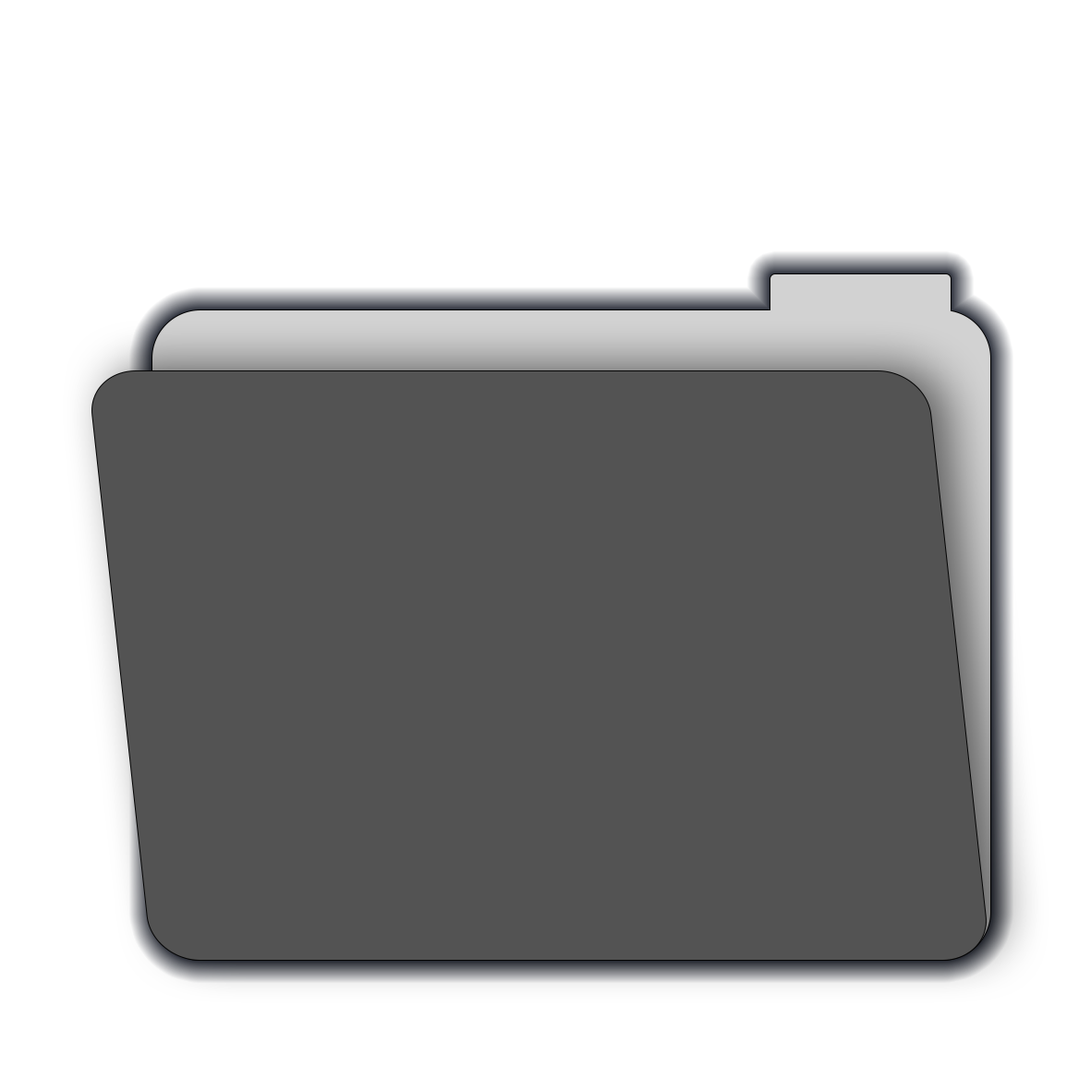
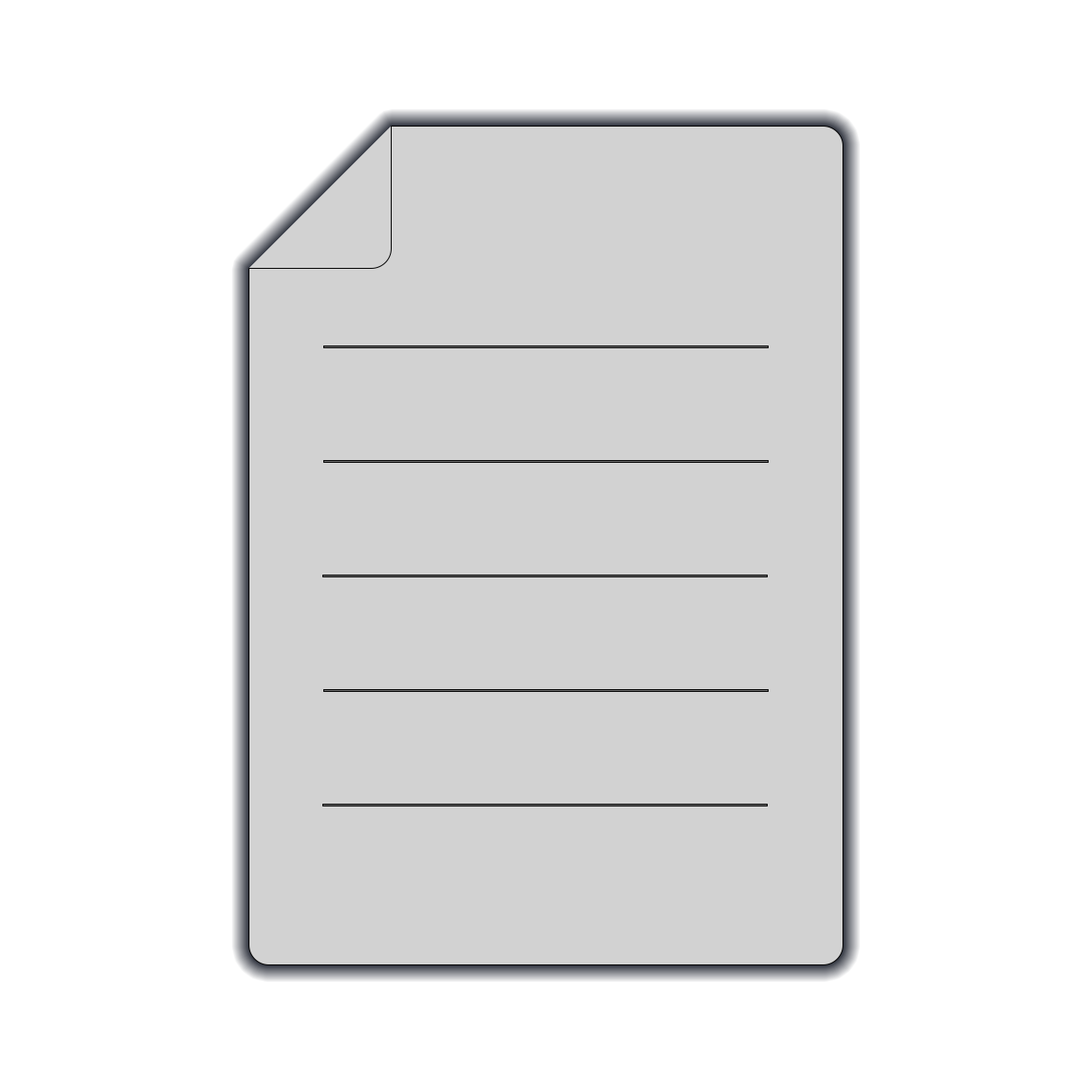
Revision of a layered 1091px x 1091px image; what changed, layer by layer:
moved "圓角矩形 1 拷貝" into group "Directory", painted on it over <box>91,370,988,962</box>
moved "矩形 1" into group "Directory" over <box>151,273,992,962</box>
added group "Documanet" with 11 layers over <box>248,125,844,966</box>
added layer "形狀 3" (1st of 5, in "Documanet") in group "Documanet" over <box>322,804,769,807</box>
added layer "形狀 3" (2nd of 5, in "Documanet") in group "Documanet" over <box>323,689,769,693</box>
added layer "形狀 3" (3rd of 5, in "Documanet") in group "Documanet" over <box>322,574,769,578</box>
added layer "形狀 3" (4th of 5, in "Documanet") in group "Documanet" over <box>323,460,769,464</box>
added layer "形狀 3" (5th of 5, in "Documanet") in group "Documanet" over <box>323,345,769,349</box>
added layer "圖層 1" in group "Documanet" over <box>248,125,844,966</box>
